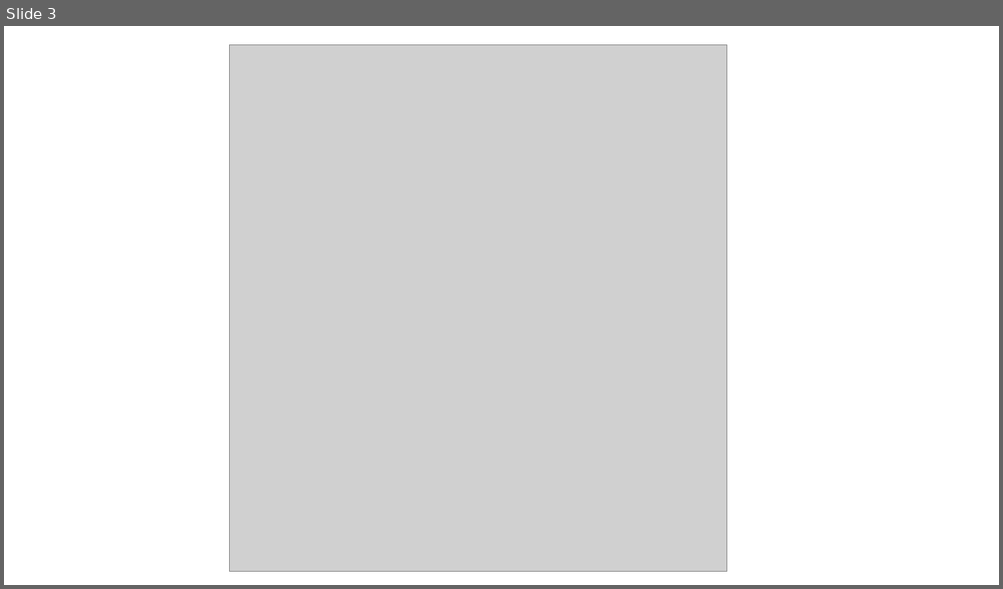
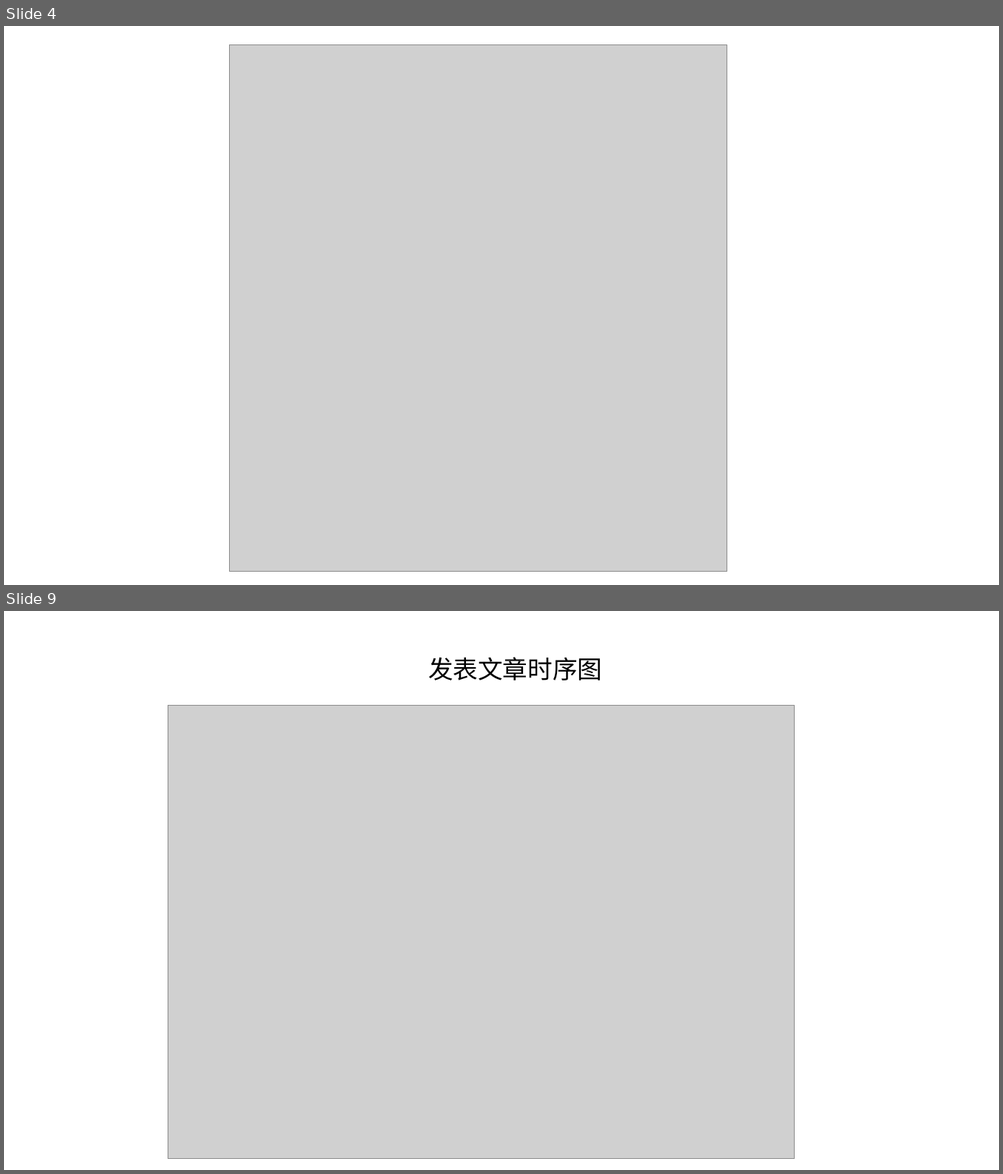
Before and after one commit to gitxiaowen/Docs, a slide deck: 类图迭代.pptx. Shown one above the other, each under a label of ours: slide 3 before the commit, slides 4 and 9 after it; the slides between them are not shown. The pictures are 1003x589 and 1003x1174 pixels, drawn with LibreOffice and Linux fonts; fonts in the diff are those of the drawing; grey boxes stand for pictures. Boxes give left, top, right and bottom in pixels: in the first picture for what was removed or moved away, otherwise in the second. Text is boxed around its words. In the diff, an @@ line names an element or a change of style, - is before the commit and + after.

```diff
--- a/类图迭代.pptx
+++ b/类图迭代.pptx
@@ slide 9 added at box(4, 611, 999, 1170), background #FFFFFF @@
@@ text added at box(428, 657, 602, 681), 24 pt, text #000000 @@
+发表文章时序图
@@ picture added at box(168, 705, 794, 1159) @@
@@ what was slide 3 is now slide 4 @@
```
Also in this commit, not shown: 4 slides changed, 3 other slides added, 1 slide removed, 3 other files.
